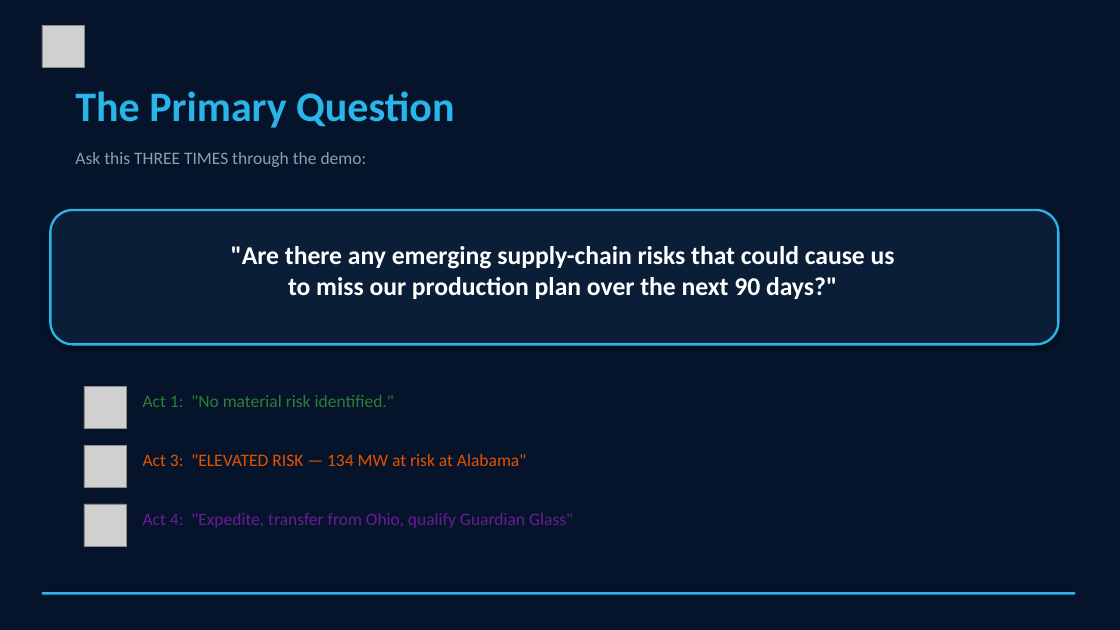
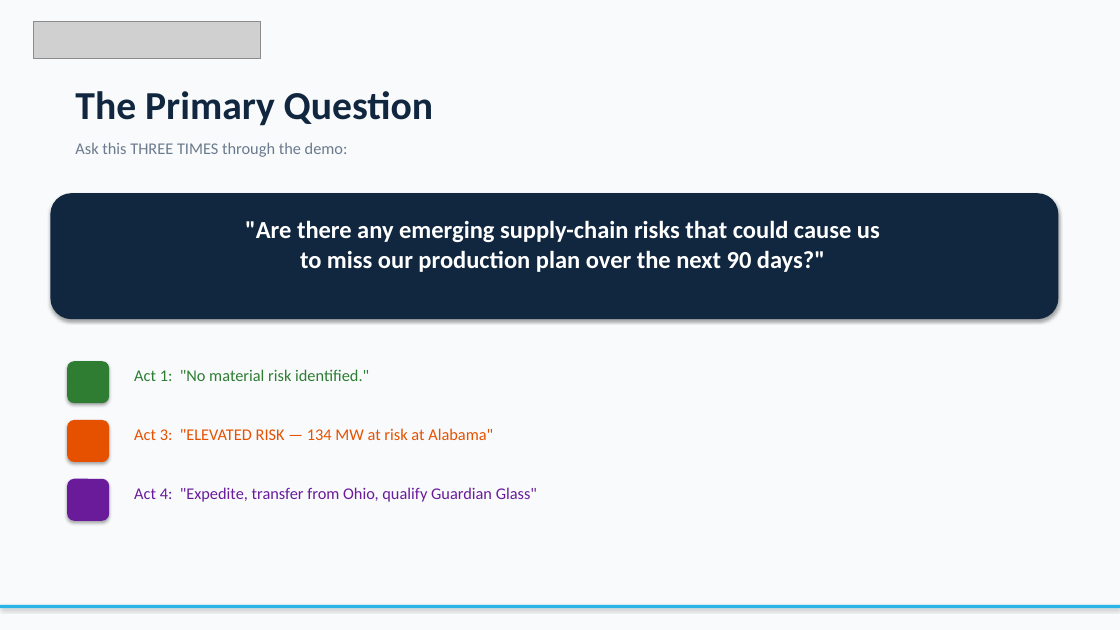
Before and after one commit to sfc-gh-sdickson/First-Solar, a slide deck: slide 3 of docs/First_Solar_Demo_Narrative.pptx. Drawn at 1120x630 pixels with LibreOffice and Linux fonts; fonts in the diff are those of the drawing; grey boxes stand for pictures. Boxes give left, top, right and bottom in pixels: in the first picture for what was removed or moved away, otherwise in the second. Text is boxed around its words. In the diff, an @@ line names an element or a change of style, - is before the commit and + after.

Commit message:
Fix PPTX: proper Snowflake logo (transparent PNG), light bg on content slides
Previous version had broken logo (opaque white square from bad SVG conversion).
Now uses properly extracted Snowflake snowflake icon with transparency plus
text-rendered wordmark. Light background on content slides, dark on title/reveal.

.... Generated with [Cortex Code](https://docs.snowflake.com/en/user-guide/cortex-code/cortex-code)

```diff
--- a/docs/First_Solar_Demo_Narrative.pptx
+++ b/docs/First_Solar_Demo_Narrative.pptx
@@ background #05142B to #F8FAFC @@
@@ picture added at bbox=[34, 21, 260, 59] @@
@@ picture removed at bbox=[42, 25, 84, 67] @@
@@ text "The Primary Question" at bbox=[75, 91, 433, 126]: size 36 to 34 pt, text colour #29B5E8 to #11273F @@
@@ text "Ask this THREE TIMES through ...": place and size @@
-text "Ask this THREE TIMES through ..." at bbox=[75, 152, 367, 167]
+text "Ask this THREE TIMES through ..." at bbox=[75, 142, 348, 157]
@@ text "Ask this THREE TIMES through ..." at bbox=[75, 142, 348, 157]: size 15 to 14 pt, text colour #8E9EAB to #6B7B8D @@
@@ rounded rectangle: place and size @@
-rounded rectangle at bbox=[50, 210, 1059, 344]
+rounded rectangle at bbox=[50, 193, 1059, 319]
@@ rounded rectangle at bbox=[50, 193, 1059, 319]: fill #0A1E38 to #11273F; outline #29B5E8 2 pt to none @@
@@ text ""Are there any emerging supply-chain ...": place and size @@
-text ""Are there any emerging supply-chain ..." at bbox=[231, 246, 895, 299]
+text ""Are there any emerging supply-chain ..." at bbox=[245, 220, 880, 272]
@@ text ""Are there any emerging supply-chain ..." at bbox=[245, 220, 880, 272]: size 22 to 21 pt @@
@@ rounded rectangle added at bbox=[67, 361, 109, 403], fill #2E7D32 @@
@@ picture removed at bbox=[84, 386, 126, 429] @@
@@ rounded rectangle added at bbox=[67, 420, 109, 462], fill #E65100 @@
@@ picture removed at bbox=[84, 445, 126, 487] @@
@@ rounded rectangle added at bbox=[67, 479, 109, 521], fill #6A1B9A @@
@@ 3 texts: place and size @@
-3 texts at bbox=[143, 395, 573, 528]
+3 texts at bbox=[134, 369, 537, 502]
@@ size 15 to 14 pt in 3 elements at bbox=[134, 369, 369, 381], bbox=[134, 428, 493, 440], bbox=[134, 487, 537, 502] @@
@@ picture removed at bbox=[84, 504, 126, 546] @@
@@ rectangle: place and size @@
-rectangle at bbox=[42, 592, 1075, 595]
+rectangle at bbox=[0, 605, 1120, 608]
```
Also in this commit, not shown: 11 other slides changed.
